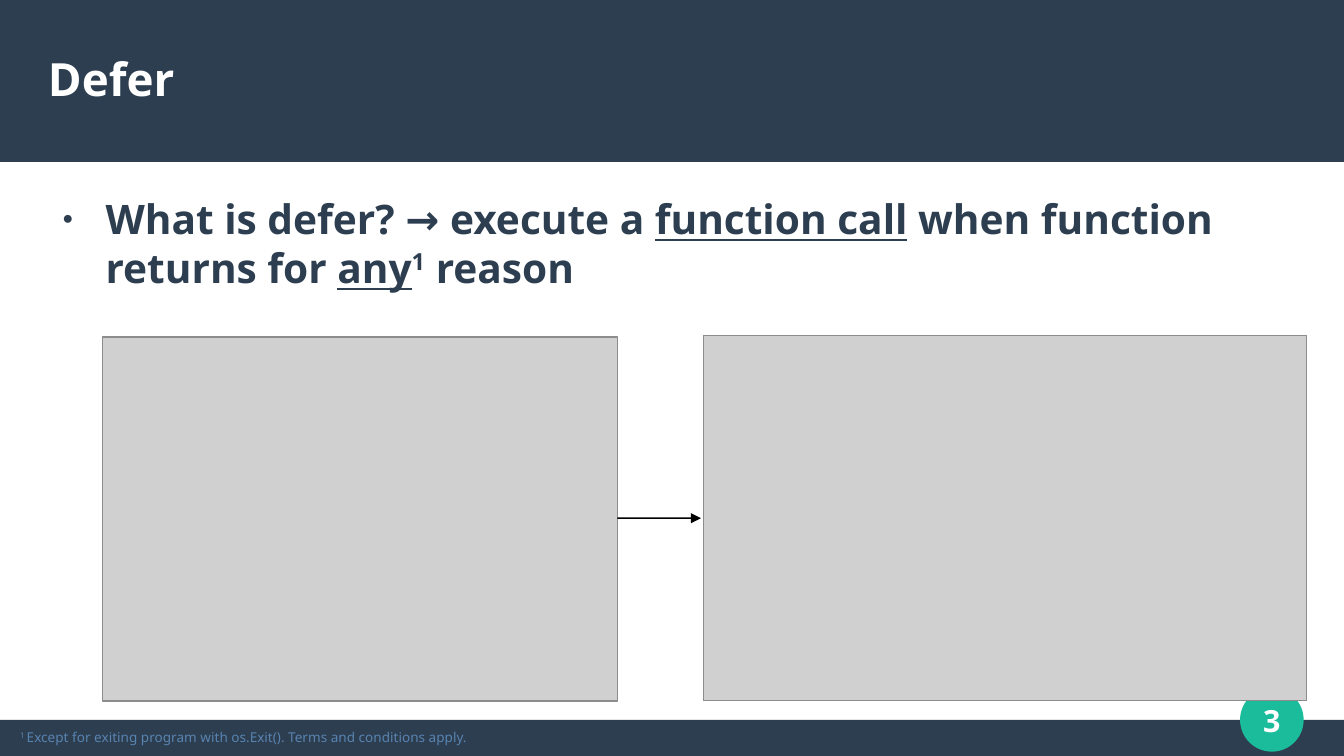
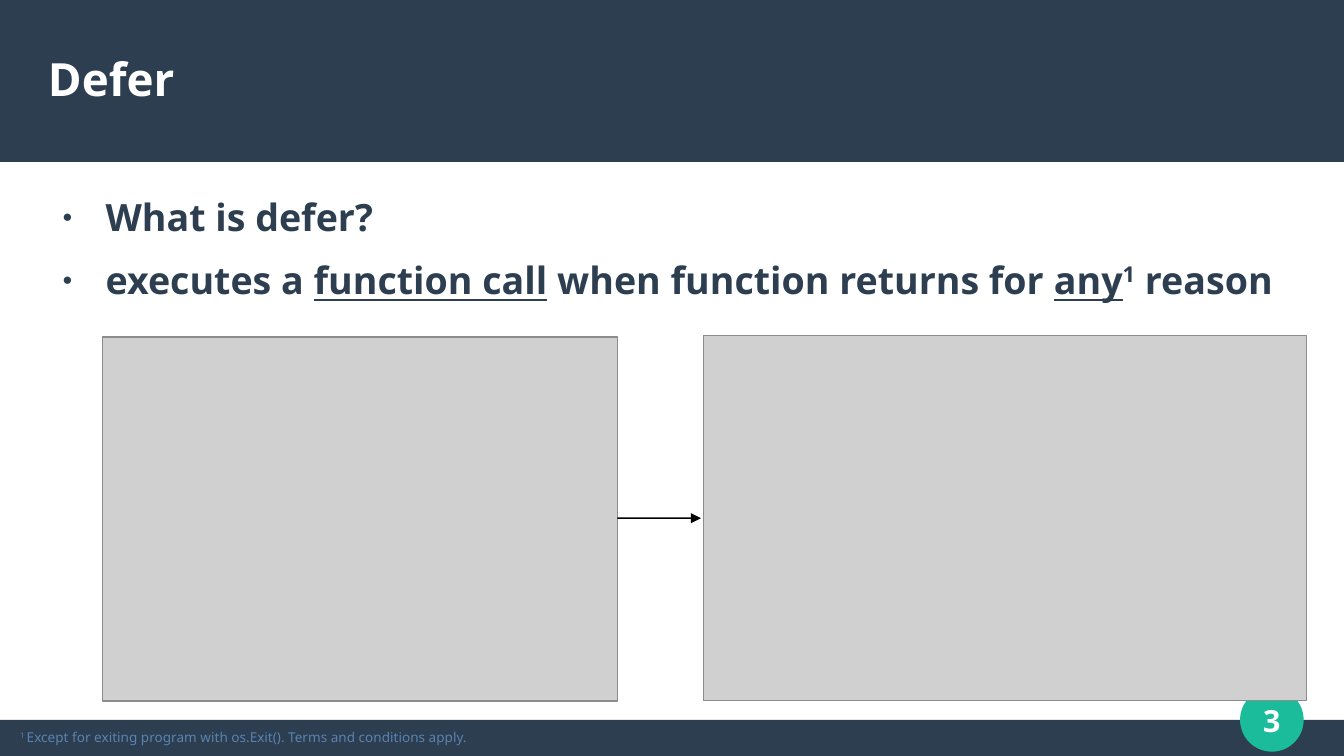
Before and after one commit to calvincramer/golang-training-2-completed, a slide deck: slide 3 of presentation-2.odp. Drawn at 1344x756 pixels with LibreOffice and Linux fonts; fonts in the diff are those of the drawing; grey boxes stand for pictures. Boxes give left, top, right and bottom in pixels: in the first picture for what was removed or moved away, otherwise in the second. Text is boxed around its words. In the diff, an @@ line names an element or a change of style, - is before the commit and + after.

```diff
--- a/presentation-2.odp
+++ b/presentation-2.odp
@@ text at (x1=106, y1=202, x2=1273, y2=301): text changed; size 24 to 22.2 pt @@
-● What is defer? → execute a function call when function returns for any1 reason
+● What is defer?
+● executes a function call when function returns for any1 reason
```
Also in this commit, not shown: 17 other slides changed, 5 slides added, 1 slide removed, 1 other file.
